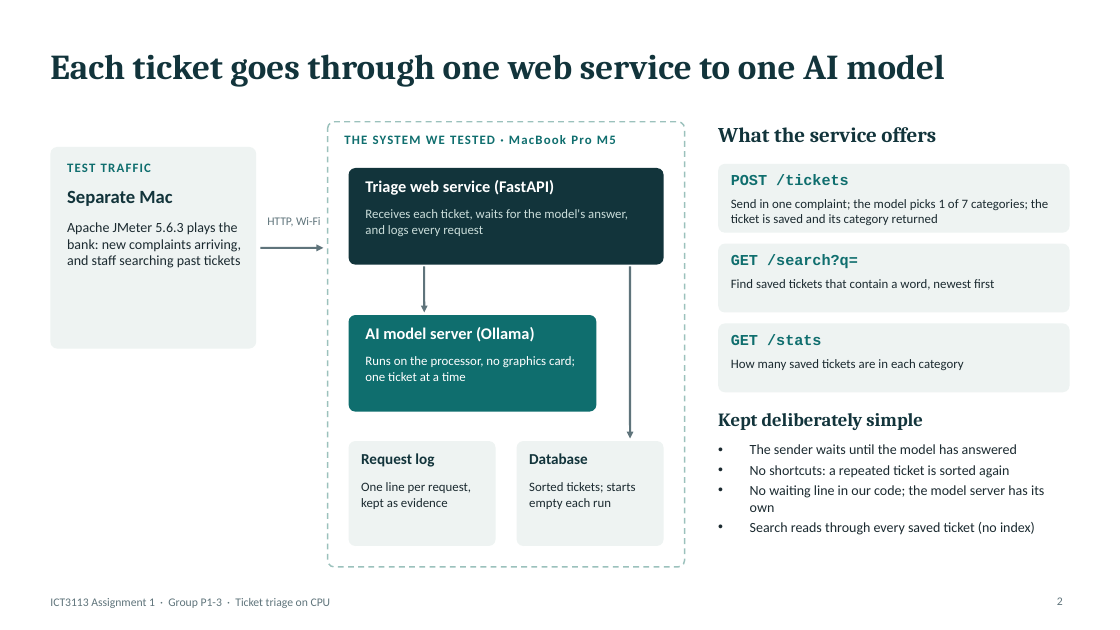
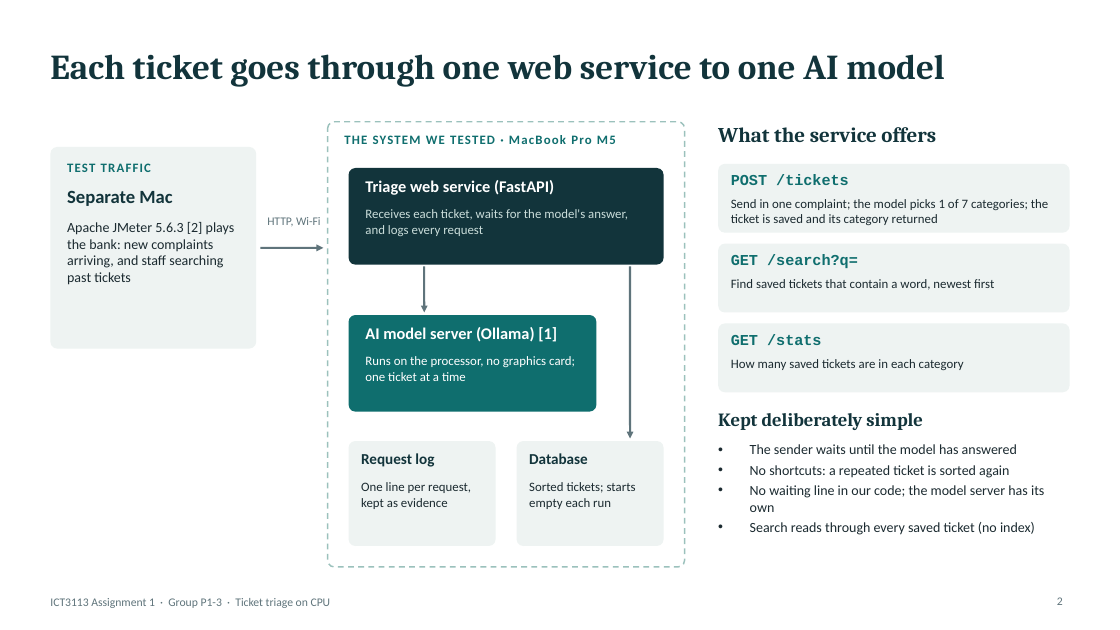
Before and after one commit to asdafsafas/ICT3113_A1_P1-3, a slide deck: slide 2 of slides/Group03.pptx. Drawn at 1120x630 pixels with LibreOffice and Linux fonts; fonts in the diff are those of the drawing. Boxes give left, top, right and bottom in pixels: in the first picture for what was removed or moved away, otherwise in the second. Text is boxed around its words. In the diff, an @@ line names an element or a change of style, - is before the commit and + after.

```diff
--- a/slides/Group03.pptx
+++ b/slides/Group03.pptx
@@ text at <box>67,222,235,285</box>: text changed @@
-Apache JMeter 5.6.3 plays the bank: new complaints arriving, and staff searching past tickets
+Apache JMeter 5.6.3 [2] plays the bank: new complaints arriving, and staff searching past tickets
@@ text at <box>365,327,557,342</box>: text changed @@
-AI model server (Ollama)
+AI model server (Ollama) [1]
```
Also in this commit, not shown: 5 other slides changed, 2 other files.
